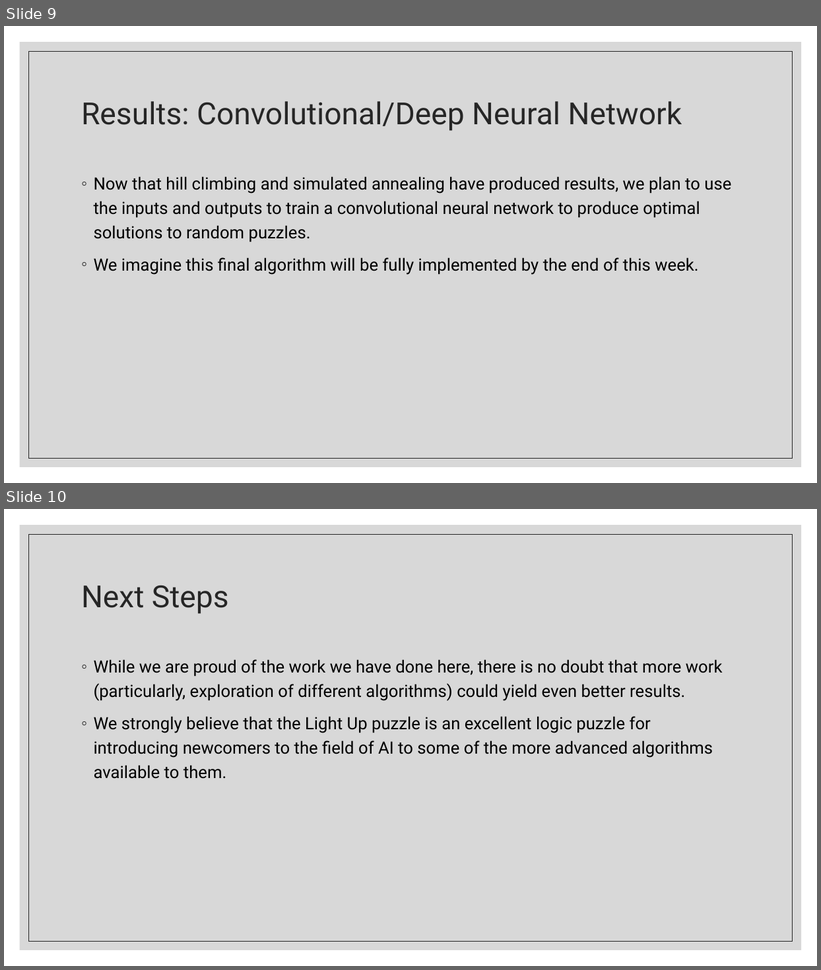
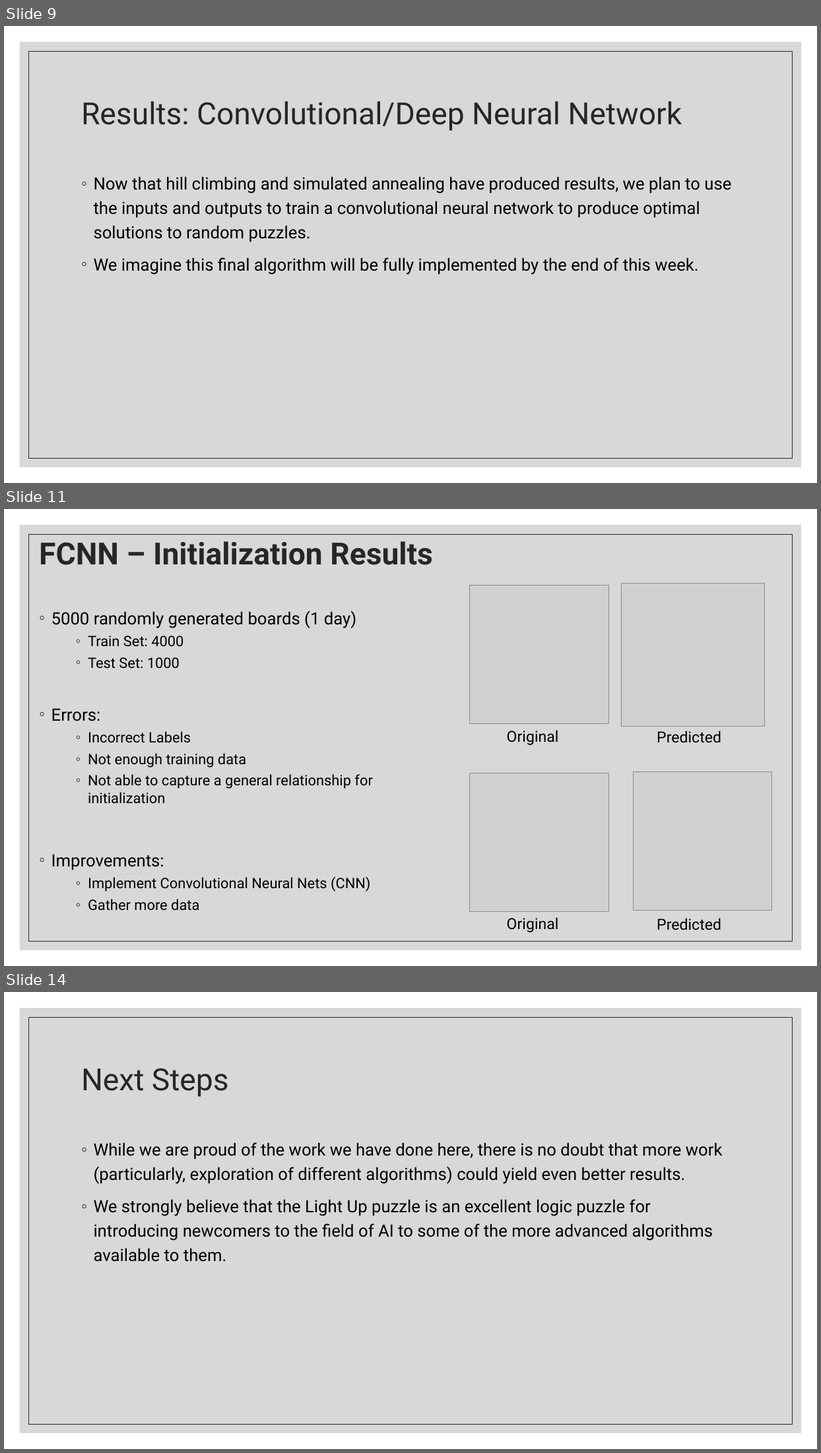
Before and after one commit to JSLBrowning/COMP-6606-Final-Project, a slide deck: Presentation/Final/Final Presentation.pptx. Shown one above the other, each under a label of ours: slides 9 and 10 before the commit, slides 9, 11 and 14 after it; the slides between them are not shown. The pictures are 821x970 and 821x1453 pixels, drawn with LibreOffice and Linux fonts; fonts in the diff are those of the drawing; grey boxes stand for pictures. Boxes give left, top, right and bottom in pixels: in the first picture for what was removed or moved away, otherwise in the second. Text is boxed around its words. In the diff, an @@ line names an element or a change of style, - is before the commit and + after.

```diff
--- a/Presentation/Final/Final Presentation.pptx
+++ b/Presentation/Final/Final Presentation.pptx
@@ slide 11 added at [4, 509, 817, 966], background #FFFFFF; not listed: 2 template elements that a slide beside it also shows @@
@@ title added at [39, 541, 433, 565], 36 pt, text #262626, bold @@
+FCNN – Initialization Results
@@ picture added at [470, 586, 609, 723] @@
@@ picture added at [621, 584, 765, 727] @@
@@ text added at [52, 611, 372, 911], 17 pt, text #000000 @@
+◦ 5000 randomly generated boards (1 day)
+    ◦ Train Set: 4000
+    ◦ Test Set: 1000
+◦ Errors:
+    ◦ Incorrect Labels
+    ◦ Not enough training data
+    ◦ Not able to capture a general relationship for initialization
+◦ Improvements:
+    ◦ Implement Convolutional Neural Nets (CNN)
+    ◦ Gather more data
@@ text added at [507, 730, 559, 745], 18 pt, text #000000 @@
+Original
@@ text added at [657, 731, 721, 743], 18 pt, text #000000 @@
+Predicted
@@ picture added at [470, 773, 609, 912] @@
@@ picture added at [634, 772, 773, 910] @@
@@ text added at [507, 918, 559, 933], 18 pt, text #000000 @@
+Original
@@ text added at [657, 918, 721, 931], 18 pt, text #000000 @@
+Predicted
@@ what was slide 10 is now slide 14 @@
```
Also in this commit, not shown: 3 other slides added.
